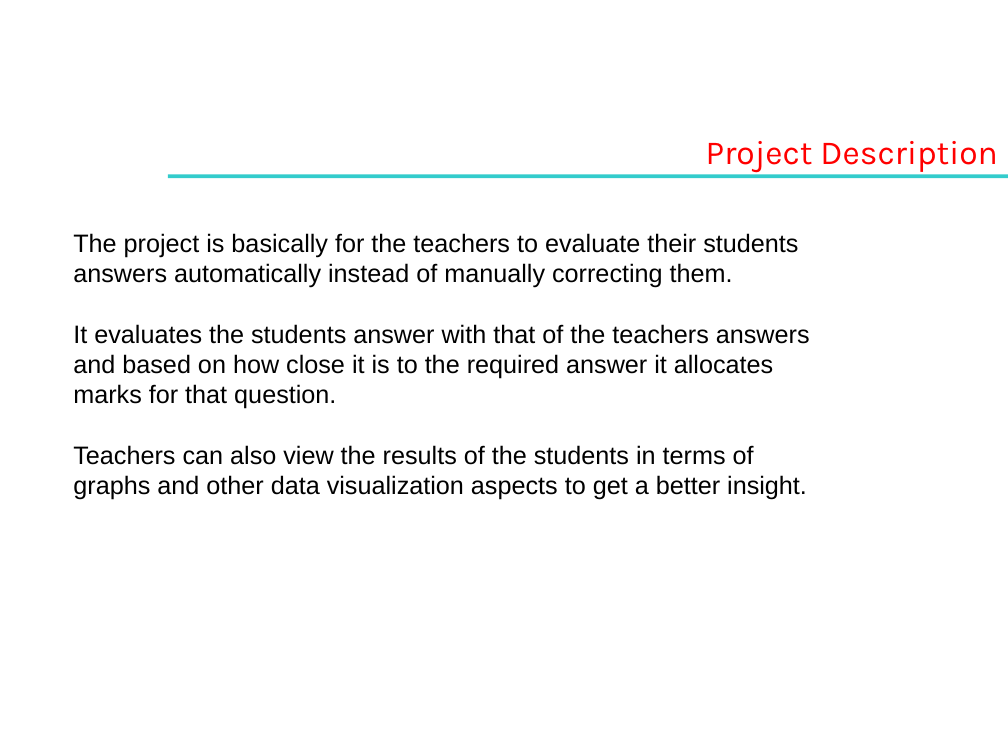
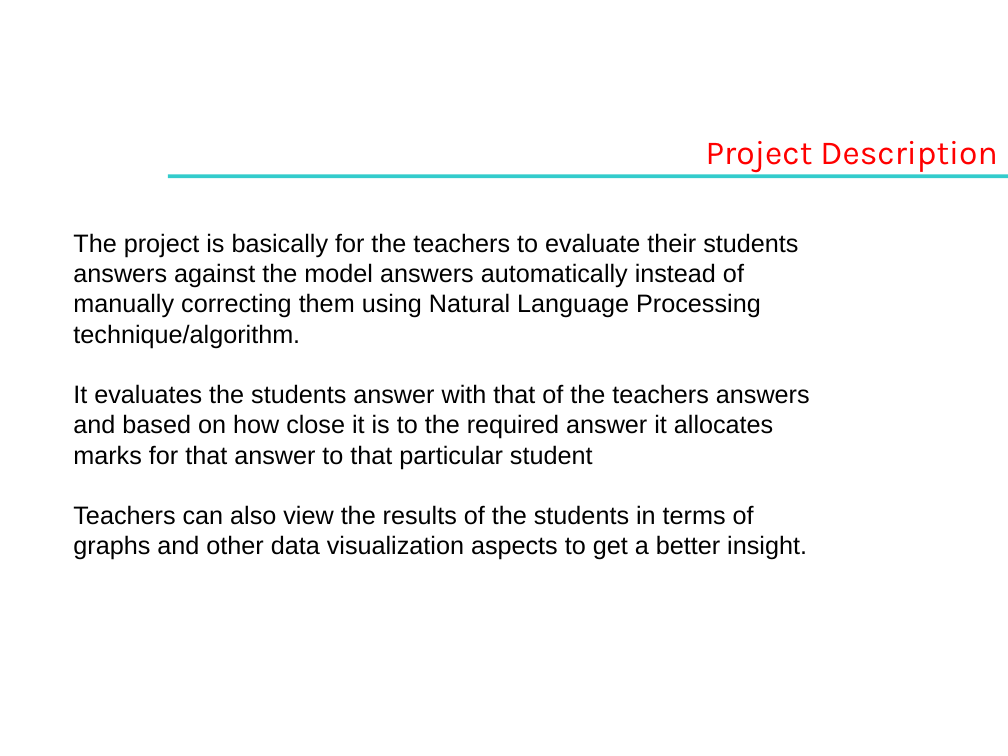
Before and after one commit to rananth99/Automatic-Answer-Evaluation-Website, a slide deck: slide 2 of WT-II Lab Project Template.pptx. Drawn at 1008x756 pixels with LibreOffice and Linux fonts; fonts in the diff are those of the drawing; background and template pictures are left out. Boxes give left, top, right and bottom in pixels: in the first picture for what was removed or moved away, otherwise in the second. Text is boxed around its words. In the diff, an @@ line names an element or a change of style, - is before the commit and + after.

```diff
--- a/WT-II Lab Project Template.pptx
+++ b/WT-II Lab Project Template.pptx
@@ text at bbox=[73, 233, 810, 469]: text changed @@
-The project is basically for the teachers to evaluate their students answers automatically instead of manually correcting them.
-It evaluates the students answer with that of the teachers answers and based on how close it is to the required answer it allocates marks for that question.
+The project is basically for the teachers to evaluate their students answers against the model answers automatically instead of manually correcting them using Natural Language Processing technique/algorithm.
+It evaluates the students answer with that of the teachers answers and based on how close it is to the required answer it allocates marks for that answer to that particular student
```
Also in this commit, not shown: 3 other slides changed, 19 other files.
